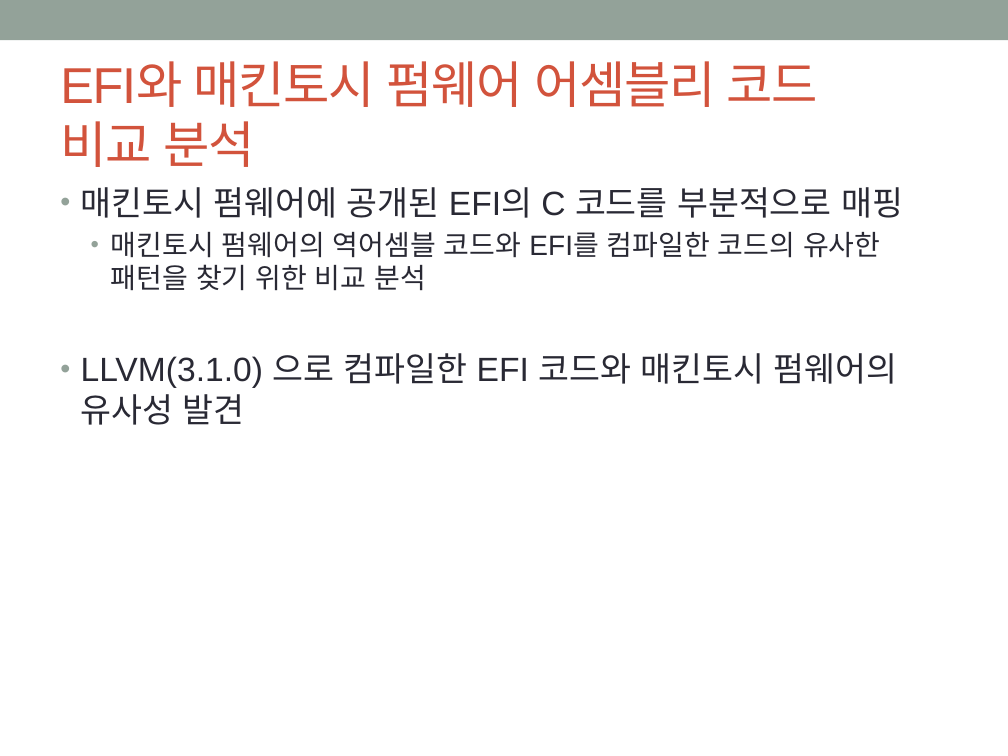
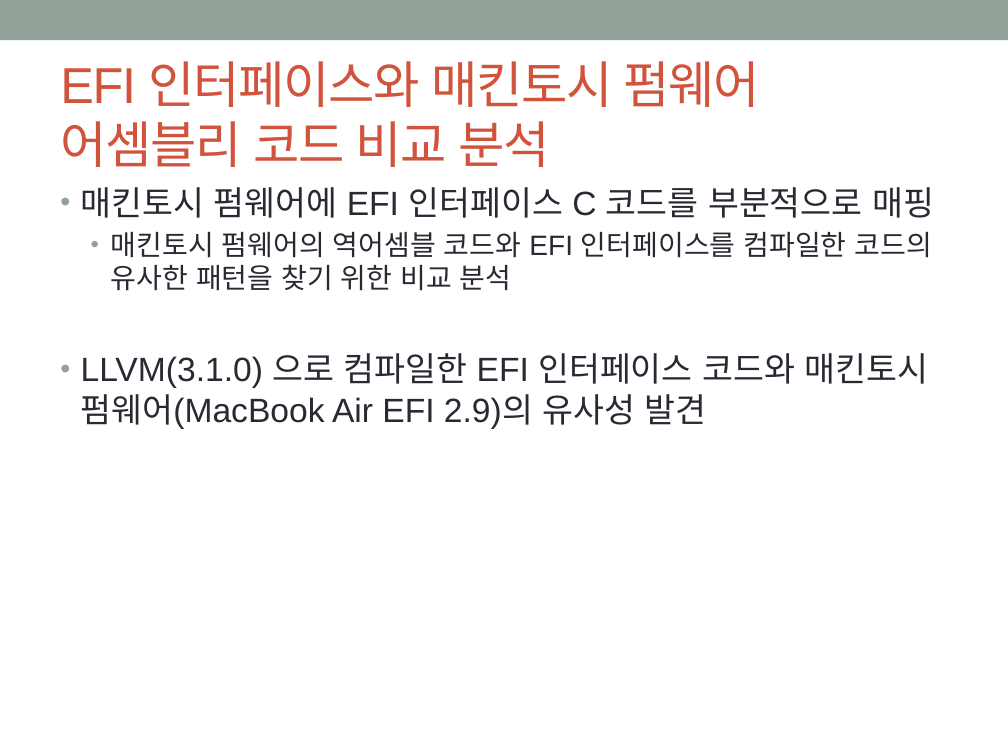
Before and after one commit to godthem90/Mac_Security_S4, a slide deck: slide 6 of 맥 중간발표.pptx (slide 5 before the commit). Drawn at 1008x756 pixels with LibreOffice and Linux fonts; fonts in the diff are those of the drawing. Boxes give left, top, right and bottom in pixels: in the first picture for what was removed or moved away, otherwise in the second. Text is boxed around its words. In the diff, an @@ line names an element or a change of style, - is before the commit and + after.

```diff
--- a/맥 중간발표.pptx
+++ b/맥 중간발표.pptx
@@ title at [60, 61, 760, 167]: text changed @@
-EFI와 매킨토시 펌웨어 어셈블리 코드
-비교 분석
+EFI 인터페이스와 매킨토시 펌웨어
+어셈블리 코드 비교 분석
@@ text at [81, 187, 934, 429]: text changed @@
-• 매킨토시 펌웨어에 공개된 EFI의 C 코드를 부분적으로 매핑
-  • 매킨토시 펌웨어의 역어셈블 코드와 EFI를 컴파일한 코드의 유사한 패턴을 찾기 위한 비교 분석
-• LLVM(3.1.0) 으로 컴파일한 EFI 코드와 매킨토시 펌웨어의 유사성 발견
+• 매킨토시 펌웨어에 EFI 인터페이스 C 코드를 부분적으로 매핑
+  • 매킨토시 펌웨어의 역어셈블 코드와 EFI 인터페이스를 컴파일한 코드의 유사한 패턴을 찾기 위한 비교 분석
+• LLVM(3.1.0) 으로 컴파일한 EFI 인터페이스 코드와 매킨토시 펌웨어(MacBook Air EFI 2.9)의 유사성 발견
```
Also in this commit, not shown: 13 other slides changed, 6 slides added.
